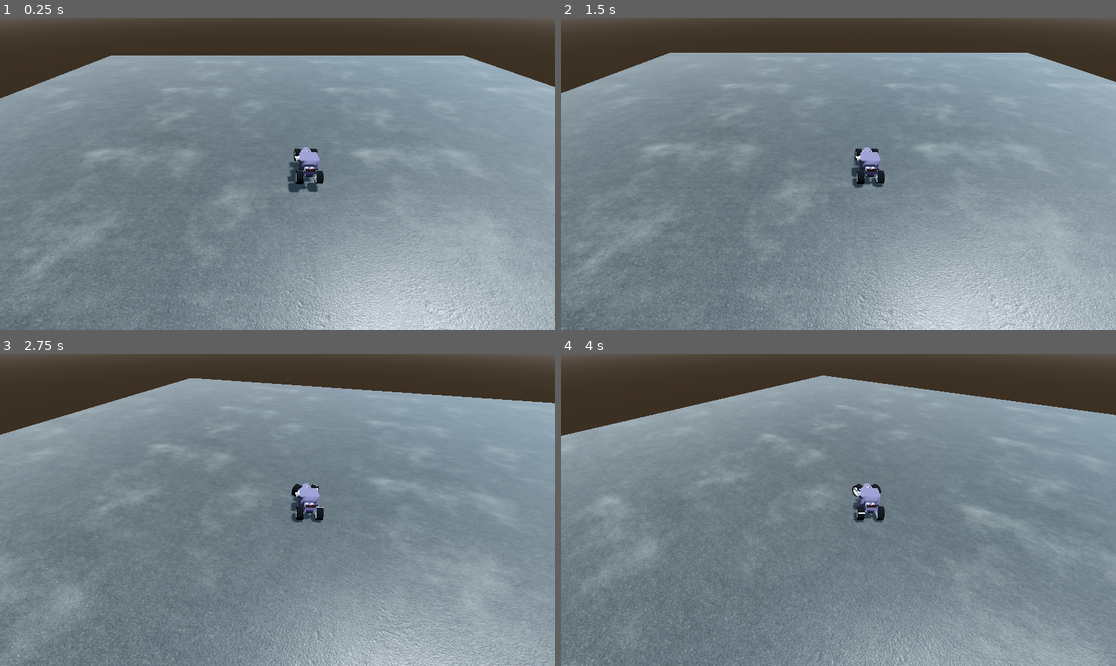
Above: before the commit, frames 1-4 (two rows, left to right).
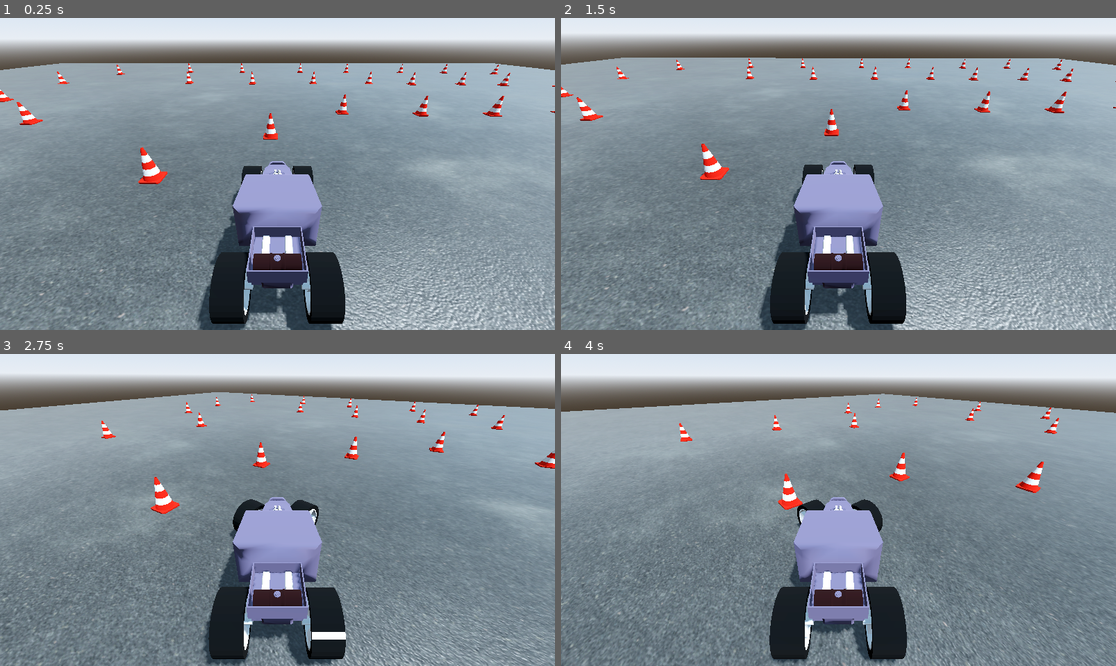
Above: after the commit, the same moments.

Repository: PITT1/Race_game
Game: Godot game, scene res://Maps/test_map/test_1.tscn
Same seed, same stepped clock (60 frames per second), same inputs: the game is played once before the commit and once after it.
Inputs:
- Up to frame 1 (0.25 s): no input
- Up to frame 2 (1.5 s): hold Right (ui_right) 0.53-1.28 s; hold Down (ui_down) from 1.28 s (still down)
- Up to frame 3 (2.75 s): release Down (ui_down) at 2.03 s; hold Right (ui_right) from 2.03 s (still down)
- Up to frame 4 (4 s): release Right (ui_right) at 2.78 s; hold Up (ui_up) 2.78-3.53 s; hold Left (ui_left) from 3.53 s (still down)

The runs differ from the first frame. In frame 1, 39% of the frame differs, in the area x 0-100%, y 0-100%; in frame 2, 36%; in frame 3, 39%; in frame 4, 38%.

Commit message:
agregando conos

Diff:
--- a/Cars/hot_rod_1/hot_rod_1.tscn
+++ b/Cars/hot_rod_1/hot_rod_1.tscn
@@ -27,7 +27,7 @@
 wheel_radius = 0.625
 wheel_rest_length = 0.3
 wheel_friction_slip = 1.0
-suspension_stiffness = 80.0
+suspension_stiffness = 50.0
 suspension_max_force = 100000.0
 
 [node name="MeshInstance3D" type="MeshInstance3D" parent="wheel_1"]
@@ -40,7 +40,7 @@
 wheel_radius = 0.625
 wheel_rest_length = 0.3
 wheel_friction_slip = 1.0
-suspension_stiffness = 80.0
+suspension_stiffness = 50.0
 suspension_max_force = 100000.0
 
 [node name="MeshInstance3D" type="MeshInstance3D" parent="wheel_2"]
@@ -53,7 +53,7 @@
 wheel_radius = 0.625
 wheel_rest_length = 0.3
 wheel_friction_slip = 1.0
-suspension_stiffness = 80.0
+suspension_stiffness = 50.0
 suspension_max_force = 100000.0
 
 [node name="MeshInstance3D" type="MeshInstance3D" parent="wheel_3"]
@@ -67,7 +67,7 @@
 wheel_radius = 0.625
 wheel_rest_length = 0.3
 wheel_friction_slip = 1.0
-suspension_stiffness = 80.0
+suspension_stiffness = 50.0
 suspension_max_force = 100000.0
 
 [node name="MeshInstance3D" type="MeshInstance3D" parent="wheel_4"]
@@ -75,4 +75,4 @@
 mesh = ExtResource("2_qjy37")
 
 [node name="Camera3D" type="Camera3D" parent="."]
-transform = Transform3D(-1, 5.84973e-08, -6.49678e-08, 0, 0.743145, 0.669131, 8.74228e-08, 0.669131, -0.743145, 2.82208, 11.971, -14.8576)
+transform = Transform3D(-1, -4.82519e-08, 7.29006e-08, 0, 0.833886, 0.551937, -8.74228e-08, 0.551937, -0.833886, -0.00341463, 3.71646, -3.76703)
--- a/Maps/test_map/test_1.tscn
+++ b/Maps/test_map/test_1.tscn
@@ -1,10 +1,11 @@
-[gd_scene load_steps=12 format=3 uid="uid://xc1noq5s054l"]
+[gd_scene load_steps=13 format=3 uid="uid://xc1noq5s054l"]
 
 [ext_resource type="PackedScene" uid="uid://de8rfk3kauv7p" path="res://Cars/hot_rod_1/hot_rod_1.tscn" id="1_6rrmi"]
 [ext_resource type="Texture2D" uid="uid://bm552631w02kq" path="res://Maps/test_map/textures/Asphalt025C_1K-JPG_Color.jpg" id="1_bo2x5"]
 [ext_resource type="Texture2D" uid="uid://u4w6r0fgn1j4" path="res://Maps/test_map/textures/Asphalt025C_1K-JPG_NormalDX.jpg" id="2_68x1l"]
 [ext_resource type="Texture2D" uid="uid://b73mb54fgpqie" path="res://Maps/test_map/textures/Asphalt025C_1K-JPG_Displacement.jpg" id="3_uufj7"]
 [ext_resource type="Texture2D" uid="uid://obfc5g3ntpqh" path="res://Maps/test_map/textures/Asphalt025C_1K-JPG_Roughness.jpg" id="4_ynjwq"]
+[ext_resource type="PackedScene" uid="uid://bhevwsndruup5" path="res://others/cone/cone.tscn" id="6_68x1l"]
 
 [sub_resource type="ProceduralSkyMaterial" id="ProceduralSkyMaterial_qhj7d"]
 sky_top_color = Color(0.461087, 0.641883, 0.858997, 1)
@@ -48,7 +49,7 @@
 
 [node name="StaticBody3D" type="StaticBody3D" parent="."]
 collision_layer = 2
-collision_mask = 3
+collision_mask = 7
 
 [node name="MeshInstance3D" type="MeshInstance3D" parent="StaticBody3D"]
 material_override = SubResource("StandardMaterial3D_ompcc")
@@ -59,4 +60,112 @@
 shape = SubResource("BoxShape3D_ddb2p")
 
 [node name="Hot-rod-1" parent="." instance=ExtResource("1_6rrmi")]
-transform = Transform3D(1, 0, 0, 0, 1, 0, 0, 0, 1, 0, 2.40991, 0)
+transform = Transform3D(1, 0, 0, 0, 1, 0, 0, 0, 1, 0, 1.21482, 0)
+collision_mask = 7
+
+[node name="objetos" type="Node3D" parent="."]
+
+[node name="Cone2" parent="objetos" instance=ExtResource("6_68x1l")]
+transform = Transform3D(1, 0, 0, 0, 1, 0, 0, 0, 1, 5, 1, 3)
+
+[node name="Cone" parent="objetos" instance=ExtResource("6_68x1l")]
+transform = Transform3D(1, 0, 0, 0, 1, 0, 0, 0, 1, 0.378398, 0.869326, 7.14729)
+
+[node name="Cone3" parent="objetos" instance=ExtResource("6_68x1l")]
+transform = Transform3D(1, 0, 0, 0, 1, 0, 0, 0, 1, 6, 1, -3)
+
+[node name="Cone4" parent="objetos" instance=ExtResource("6_68x1l")]
+transform = Transform3D(1, 0, 0, 0, 1, 0, 0, 0, 1, -10.6291, 1, 11.2885)
+
+[node name="Cone5" parent="objetos" instance=ExtResource("6_68x1l")]
+transform = Transform3D(1, 0, 0, 0, 1, 0, 0, 0, 1, -4.90503, 1, 11.6737)
+
+[node name="Cone6" parent="objetos" instance=ExtResource("6_68x1l")]
+transform = Transform3D(1, 0, 0, 0, 1, 0, 0, 0, 1, -15.8628, 0.869326, 11.1565)
+
+[node name="Cone7" parent="objetos" instance=ExtResource("6_68x1l")]
+transform = Transform3D(1, 0, 0, 0, 1, 0, 0, 0, 1, -21.5001, 0.869326, 11.6272)
+
+[node name="Cone8" parent="objetos" instance=ExtResource("6_68x1l")]
+transform = Transform3D(1, 0, 0, 0, 1, 0, 0, 0, 1, -27.8711, 0.869326, 11.8971)
+
+[node name="Cone9" parent="objetos" instance=ExtResource("6_68x1l")]
+transform = Transform3D(1, 0, 0, 0, 1, 0, 0, 0, 1, -33.9996, 0.869326, 12.0503)
+
+[node name="Cone10" parent="objetos" instance=ExtResource("6_68x1l")]
+transform = Transform3D(1, 0, 0, 0, 1, 0, 0, 0, 1, -4.48053, 0.869328, 23.8843)
+
+[node name="Cone11" parent="objetos" instance=ExtResource("6_68x1l")]
+transform = Transform3D(1, 0, 0, 0, 1, 0, 0, 0, 1, -11.4579, 0.869326, 23.8197)
+
+[node name="Cone12" parent="objetos" instance=ExtResource("6_68x1l")]
+transform = Transform3D(1, 0, 0, 0, 1, 0, 0, 0, 1, -16.538, 0.869326, 23.3321)
+
+[node name="Cone13" parent="objetos" instance=ExtResource("6_68x1l")]
+transform = Transform3D(1, 0, 0, 0, 1, 0, 0, 0, 1, -22.5942, 0.869326, 23.2561)
+
+[node name="Cone14" parent="objetos" instance=ExtResource("6_68x1l")]
+transform = Transform3D(1, 0, 0, 0, 1, 0, 0, 0, 1, -27.2692, 0.869326, 22.6636)
+
+[node name="Cone15" parent="objetos" instance=ExtResource("6_68x1l")]
+transform = Transform3D(1, 0, 0, 0, 1, 0, 0, 0, 1, -33.0583, 0.869324, 21.7777)
+
+[node name="Cone16" parent="objetos" instance=ExtResource("6_68x1l")]
+transform = Transform3D(1, 0, 0, 0, 1, 0, 0, 0, 1, -42.8642, 0.869326, 15.3294)
+
+[node name="Cone17" parent="objetos" instance=ExtResource("6_68x1l")]
+transform = Transform3D(1, 0, 0, 0, 1, 0, 0, 0, 1, -44.5193, 0.869326, 20.9005)
+
+[node name="Cone18" parent="objetos" instance=ExtResource("6_68x1l")]
+transform = Transform3D(1, 0, 0, 0, 1, 0, 0, 0, 1, -42.4688, 0.869326, 28.16)
+
+[node name="Cone19" parent="objetos" instance=ExtResource("6_68x1l")]
+transform = Transform3D(1, 0, 0, 0, 1, 0, 0, 0, 1, -34.6418, 0.869326, 32.2394)
+
+[node name="Cone20" parent="objetos" instance=ExtResource("6_68x1l")]
+transform = Transform3D(1, 0, 0, 0, 1, 0, 0, 0, 1, -27.451, 0.869326, 33.4518)
+
+[node name="Cone21" parent="objetos" instance=ExtResource("6_68x1l")]
+transform = Transform3D(1, 0, 0, 0, 1, 0, 0, 0, 1, -20.3929, 0.869326, 33.6866)
+
+[node name="Cone22" parent="objetos" instance=ExtResource("6_68x1l")]
+transform = Transform3D(1, 0, 0, 0, 1, 0, 0, 0, 1, -11.4193, 0.869326, 33.8164)
+
+[node name="Cone23" parent="objetos" instance=ExtResource("6_68x1l")]
+transform = Transform3D(1, 0, 0, 0, 1, 0, 0, 0, 1, 20.104, 0.869326, 2.22122)
+
+[node name="Cone24" parent="objetos" instance=ExtResource("6_68x1l")]
+transform = Transform3D(1, 0, 0, 0, 1, 0, 0, 0, 1, 20.632, 0.869326, -5.63395)
+
+[node name="Cone25" parent="objetos" instance=ExtResource("6_68x1l")]
+transform = Transform3D(1, 0, 0, 0, 1, 0, 0, 0, 1, 16.4427, 0.869326, -17.7532)
+
+[node name="Cone26" parent="objetos" instance=ExtResource("6_68x1l")]
+transform = Transform3D(1, 0, 0, 0, 1, 0, 0, 0, 1, 7.96343, 0.869326, -23.8153)
+
+[node name="Cone27" parent="objetos" instance=ExtResource("6_68x1l")]
+transform = Transform3D(1, 0, 0, 0, 1, 0, 0, 0, 1, -3.79336, 0.869326, 34.1109)
+
+[node name="Cone28" parent="objetos" instance=ExtResource("6_68x1l")]
+transform = Transform3D(1, 0, 0, 0, 1, 0, 0, 0, 1, 5.88627, 0.869326, 34.0009)
+
+[node name="Cone29" parent="objetos" instance=ExtResource("6_68x1l")]
+transform = Transform3D(1, 0, 0, 0, 1, 0, 0, 0, 1, 14.6261, 0.869324, 34.2089)
+
+[node name="Cone30" parent="objetos" instance=ExtResource("6_68x1l")]
+transform = Transform3D(1, 0, 0, 0, 1, 0, 0, 0, 1, 3.12588, 0.869326, 23.7852)
+
+[node name="Cone31" parent="objetos" instance=ExtResource("6_68x1l")]
+transform = Transform3D(1, 0, 0, 0, 1, 0, 0, 0, 1, 24.871, 0.869326, 31.8621)
+
+[node name="Cone32" parent="objetos" instance=ExtResource("6_68x1l")]
+transform = Transform3D(1, 0, 0, 0, 1, 0, 0, 0, 1, 16.4855, 0.869326, 9.50568)
+
+[node name="Cone33" parent="objetos" instance=ExtResource("6_68x1l")]
+transform = Transform3D(1, 0, 0, 0, 1, 0, 0, 0, 1, 24.8043, 0.869324, 15.3619)
+
+[node name="Cone34" parent="objetos" instance=ExtResource("6_68x1l")]
+transform = Transform3D(1, 0, 0, 0, 1, 0, 0, 0, 1, 26.8556, 0.869326, 23.8129)
+
+[node name="Cone35" parent="objetos" instance=ExtResource("6_68x1l")]
+transform = Transform3D(1, 0, 0, 0, 1, 0, 0, 0, 1, 11.1759, 0.869326, 24.2199)
--- /dev/null
+++ b/others/cone/cone.tscn
@@ -0,0 +1,33 @@
+[gd_scene load_steps=5 format=3 uid="uid://bhevwsndruup5"]
+
+[ext_resource type="ArrayMesh" uid="uid://cwfjmdio28p84" path="res://others/cone/traffic_cone.obj" id="1_qwo5y"]
+
+[sub_resource type="BoxShape3D" id="BoxShape3D_vhxk1"]
+size = Vector3(0.807922, 0.148438, 0.756622)
+
+[sub_resource type="CylinderShape3D" id="CylinderShape3D_6ywgn"]
+height = 0.413574
+radius = 0.250488
+
+[sub_resource type="CapsuleShape3D" id="CapsuleShape3D_7eedo"]
+radius = 0.076243
+height = 1.06189
+
+[node name="Cone" type="RigidBody3D"]
+collision_layer = 4
+collision_mask = 7
+
+[node name="MeshInstance3D" type="MeshInstance3D" parent="."]
+mesh = ExtResource("1_qwo5y")
+
+[node name="CollisionShape3D" type="CollisionShape3D" parent="."]
+transform = Transform3D(1, 0, 0, 0, 1, 0, 0, 0, 1, 0.00308228, -0.294922, -0.0276031)
+shape = SubResource("BoxShape3D_vhxk1")
+
+[node name="CollisionShape3D2" type="CollisionShape3D" parent="."]
+transform = Transform3D(1, 0, 0, 0, 1, 0, 0, 0, 1, 0, 0.118668, 0)
+shape = SubResource("CylinderShape3D_6ywgn")
+
+[node name="CollisionShape3D3" type="CollisionShape3D" parent="."]
+transform = Transform3D(1, 0, 0, 0, 1, 0, 0, 0, 1, 0, 0.459961, 0)
+shape = SubResource("CapsuleShape3D_7eedo")
--- a/project.godot
+++ b/project.godot
@@ -19,6 +19,7 @@
 
 3d_physics/layer_1="Cars"
 3d_physics/layer_2="terrain"
+3d_physics/layer_3="objetos"
 
 [rendering]
 
Not shown, added: others/cone/traffic_cone.mtl
Not shown, added: others/cone/traffic_cone.obj
Not shown, added: others/cone/traffic_cone.obj.import
